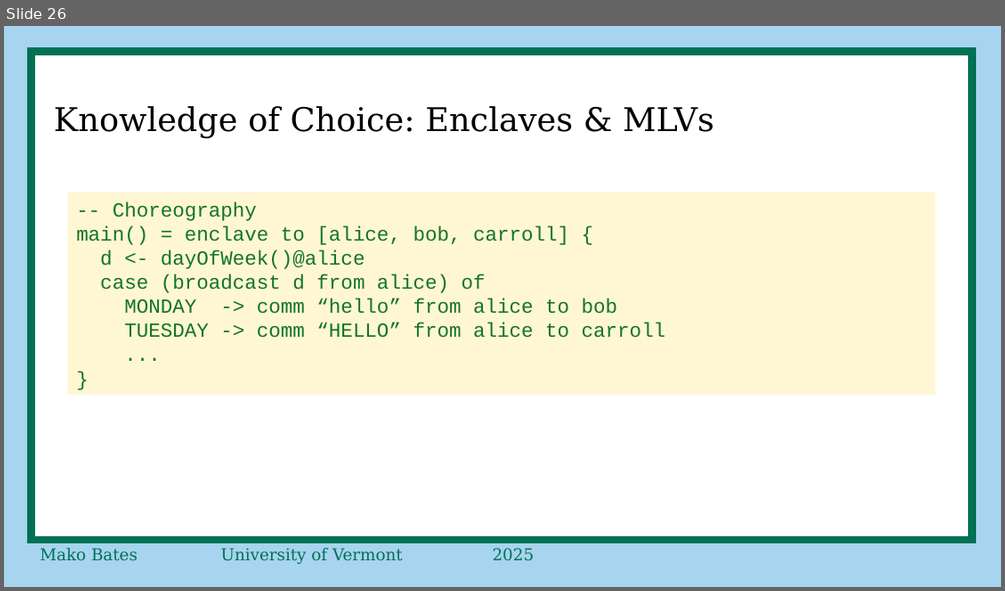
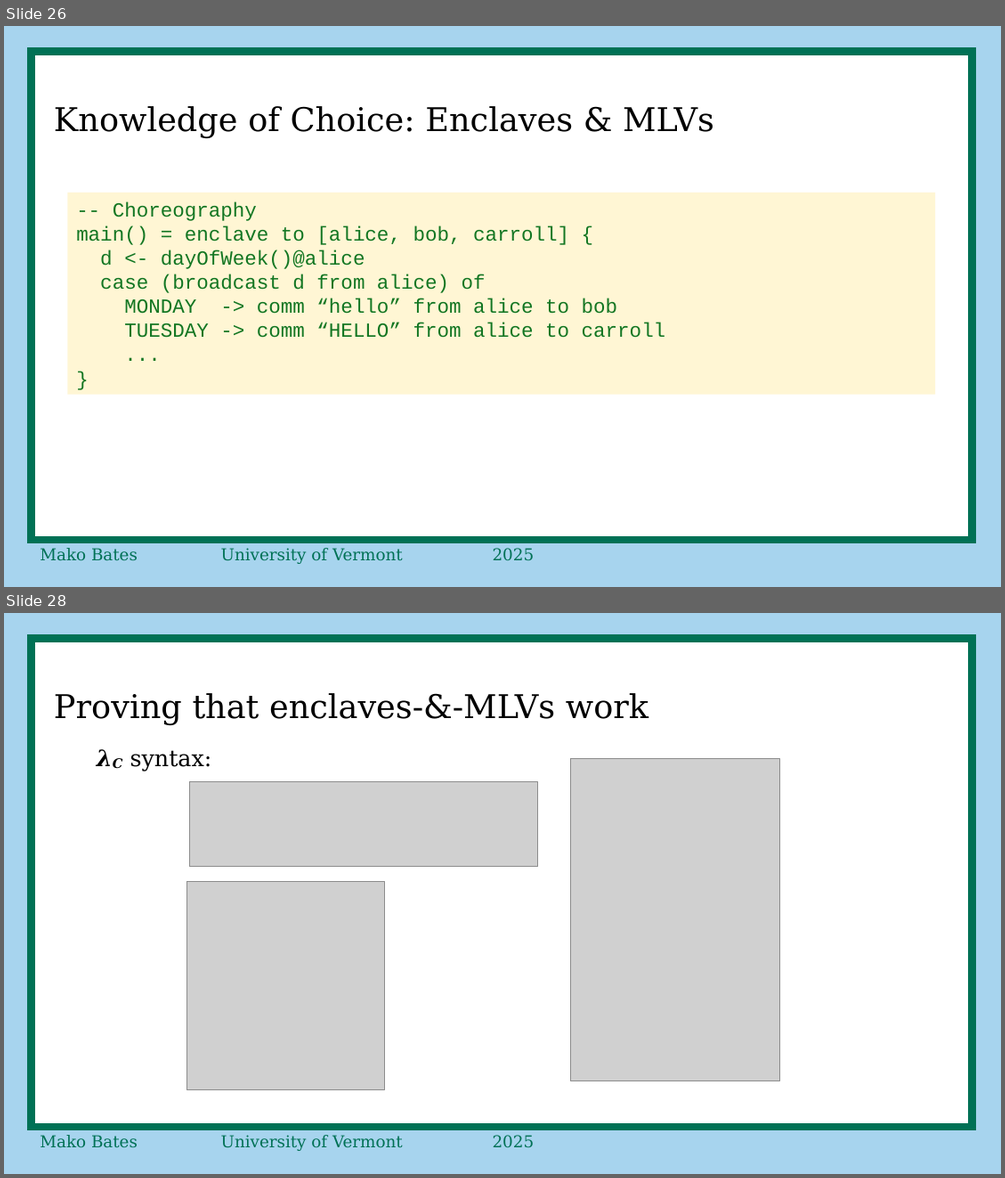
Before and after one commit to ShapeOfMatter/thesis_CP_UVM, a slide deck: proposal defense.odp. Shown one above the other, each under a label of ours: slide 26 before the commit, slides 26 and 28 after it; the slides between them are not shown. The pictures are 1005x591 and 1005x1178 pixels, drawn with LibreOffice and Linux fonts; fonts in the diff are those of the drawing; grey boxes stand for pictures. Boxes give left, top, right and bottom in pixels: in the first picture for what was removed or moved away, otherwise in the second. Text is boxed around its words. In the diff, an @@ line names an element or a change of style, - is before the commit and + after.

```diff
--- a/proposal defense.odp
+++ b/proposal defense.odp
@@ slide 28 added at bbox=[4, 613, 1001, 1174], background #A7D4EE; not listed: 2 template elements that a slide beside it also shows @@
@@ title added at bbox=[54, 693, 648, 725], 26 pt, text #000000 @@
+Proving that enclaves-&-MLVs work
@@ text added at bbox=[130, 750, 212, 771], 18 pt, text #000000 @@
+𝝀𝑪 syntax:
@@ picture added at bbox=[570, 759, 779, 1080] @@
@@ picture added at bbox=[189, 782, 538, 868] @@
@@ picture added at bbox=[186, 882, 385, 1090] @@
```
Also in this commit, not shown: 1 slide changed, 21 other slides added, 28 slides removed.
